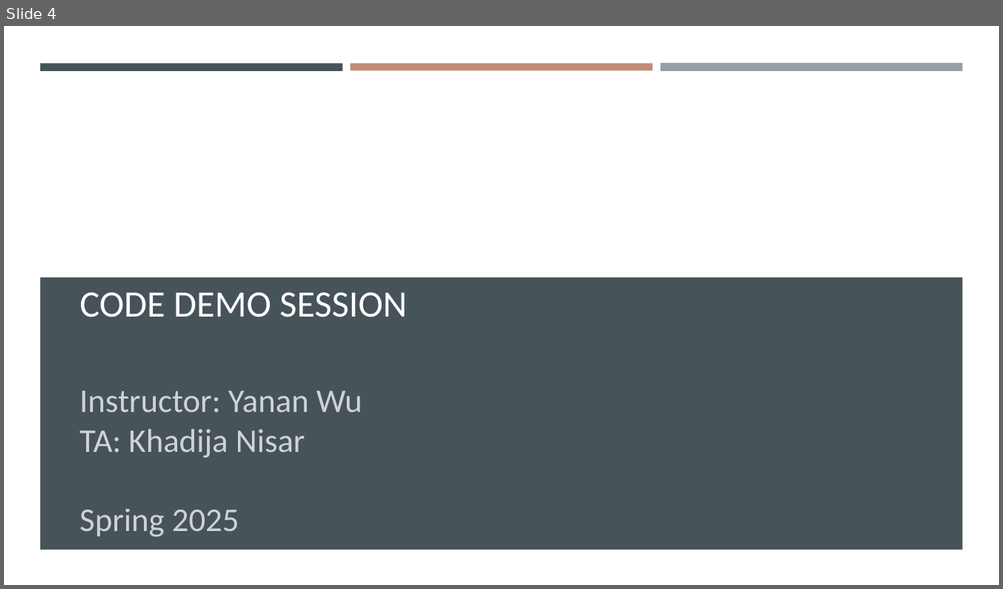
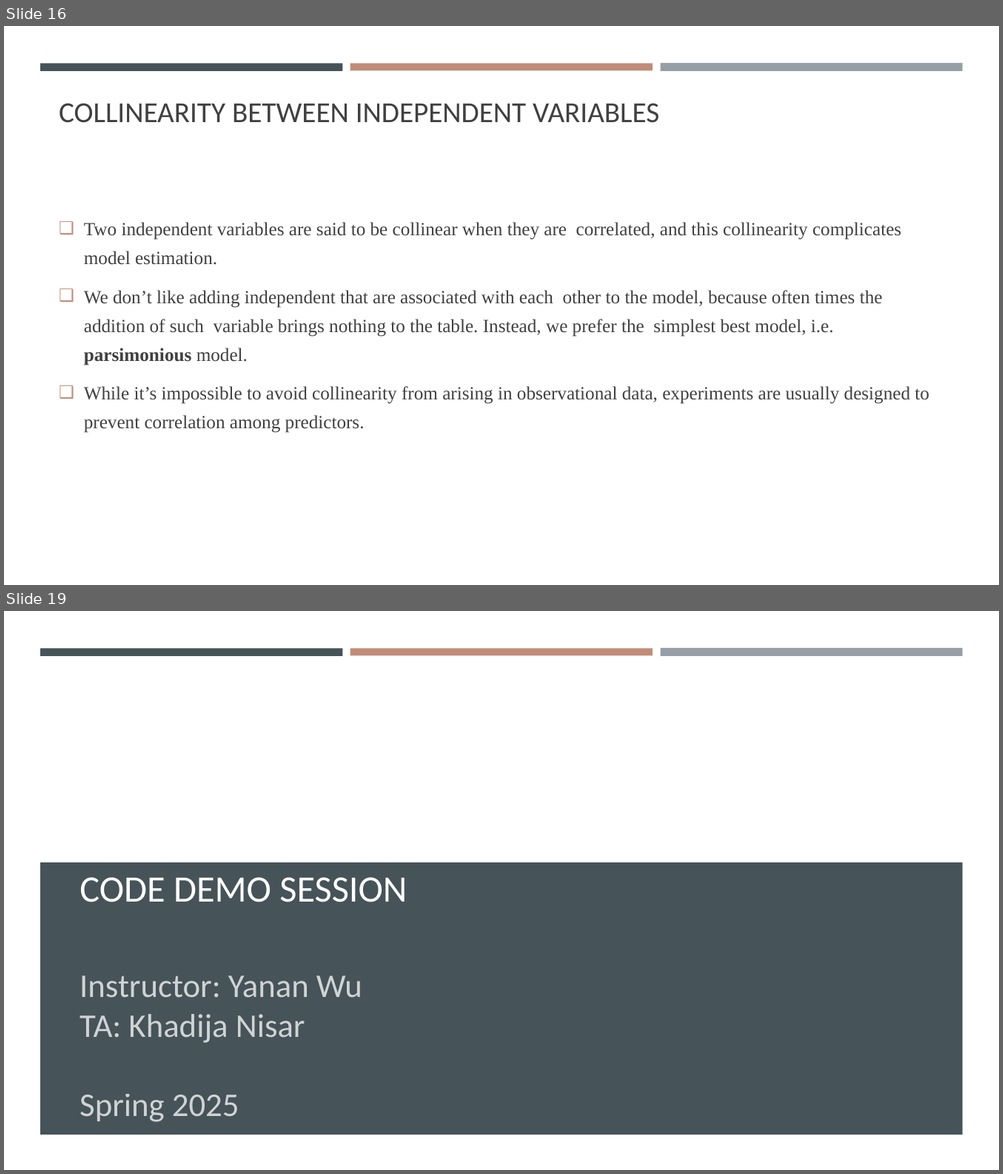
Before and after one commit to gisynw/geog-247, a slide deck: docs/Lectures/Week05/Week05_MultipleRegression.pptx. Shown one above the other, each under a label of ours: slide 4 before the commit, slides 16 and 19 after it; the slides between them are not shown. The pictures are 1003x589 and 1003x1174 pixels, drawn with LibreOffice and Linux fonts; fonts in the diff are those of the drawing; background and template pictures are left out. Boxes give left, top, right and bottom in pixels: in the first picture for what was removed or moved away, otherwise in the second. Text is boxed around its words. In the diff, an @@ line names an element or a change of style, - is before the commit and + after.

```diff
--- a/docs/Lectures/Week05/Week05_MultipleRegression.pptx
+++ b/docs/Lectures/Week05/Week05_MultipleRegression.pptx
@@ slide 16 added at bbox=[4, 26, 999, 585], background #FFFFFF; not listed: 3 template elements that a slide beside it also shows @@
@@ title added at bbox=[59, 103, 659, 123], 28 pt, text #404040 @@
+COLLINEARITY BETWEEN INDEPENDENT VARIABLES
@@ text added at bbox=[84, 222, 929, 433], 18 pt, text #404040 @@
+❑ Two independent variables are said to be collinear when they are correlated, and this collinearity complicates model estimation.
+❑ We don’t like adding independent that are associated with each other to the model, because often times the addition of such variable brings nothing to the table. Instead, we prefer the simplest best model, i.e. parsimonious model.
+❑ While it’s impossible to avoid collinearity from arising in observational data, experiments are usually designed to prevent correlation among predictors.
@@ what was slide 4 is now slide 19 @@
```
Also in this commit, not shown: 1 slide changed, 15 other slides added, 2 slides removed, 11 other files.
